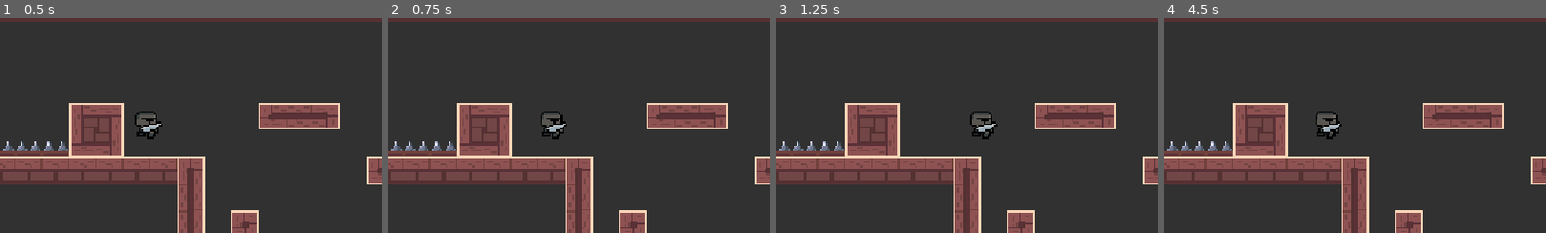
Above: before the commit, frames 1-4 (left to right).
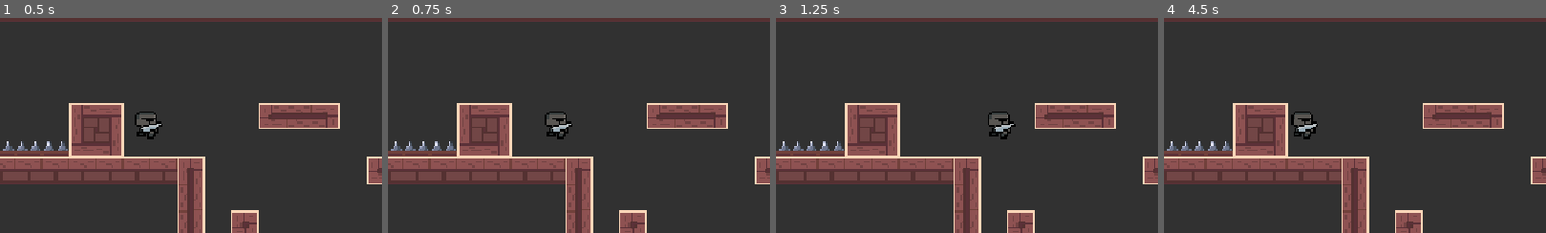
Above: after the commit, the same moments.

Repository: Marcausente/KnightGame2DGodot
Game: Godot game, scene res://Escenas/escena_principal/escena_principal.tscn
Two runs of this game, one before a commit and one after it. Both use one fixed random seed, a clock stepped at 60 frames per second and the inputs below.
Inputs:
- Up to frame 1 (0.5 s): no input
- Up to frame 2 (0.75 s): tap Enter at 0.5 s; hold Right (ui_right) from 0.53 s (still down)
- Up to frame 3 (1.25 s): keep holding Right (ui_right)
- Up to frame 4 (4.5 s): release Right (ui_right) at 1.28 s; hold Left (ui_left) 1.28-2.03 s; hold Right (ui_right) 2.03-3.53 s; tap Space at 3.5 s; hold Left (ui_left) from 3.53 s (still down)
The pictures show only the part of the screen within x 37-87%, y 5-55%; the shares and areas given below are measured in that part.

Frame 1 is identical in both runs. In frame 2, 0.5% of the frame differs, in the area x 40-49%, y 43-57%; in frame 3, 1.0%; in frame 4, 1.2%, in the area x 33-47%, y 43-57%.

Commit message:
FEAT: cambiada velocidad a variable para mayor orden y subida

Diff:
--- a/Escenas/personaje/personaje.gd
+++ b/Escenas/personaje/personaje.gd
@@ -1,19 +1,19 @@
 extends CharacterBody2D
 
-var speed: float = 70.00
+var _speed: float = 65.00
 
 func _ready(): #Al iniciar el script se ejecuta esta funcion
 	inicio_funcion_test()
 
 func _process(delta): #Es una funcion que se llama constantemente, una vez cada frame, y recibe delta que es el numero en decimales del frame anterior
 	if Input.is_action_pressed("ui_right"):
-		velocity.x = 50
+		velocity.x = _speed
 	elif Input.is_action_pressed("ui_left"):
-		velocity.x = -50
+		velocity.x = -_speed
 	else:
 		velocity.x = 0
-	move_and_slide()
+	move_and_slide() #Esta funcion se debe poner en las funciones de movimiento, hace que se gestionen solas las colisiones
 
 func inicio_funcion_test(): #Funcion que nos da los datos de prueba por consola
 	print("Se ha iniciado la funcion")
-	print("Velocidad: ", speed)
+	print("Velocidad: ", _speed)
